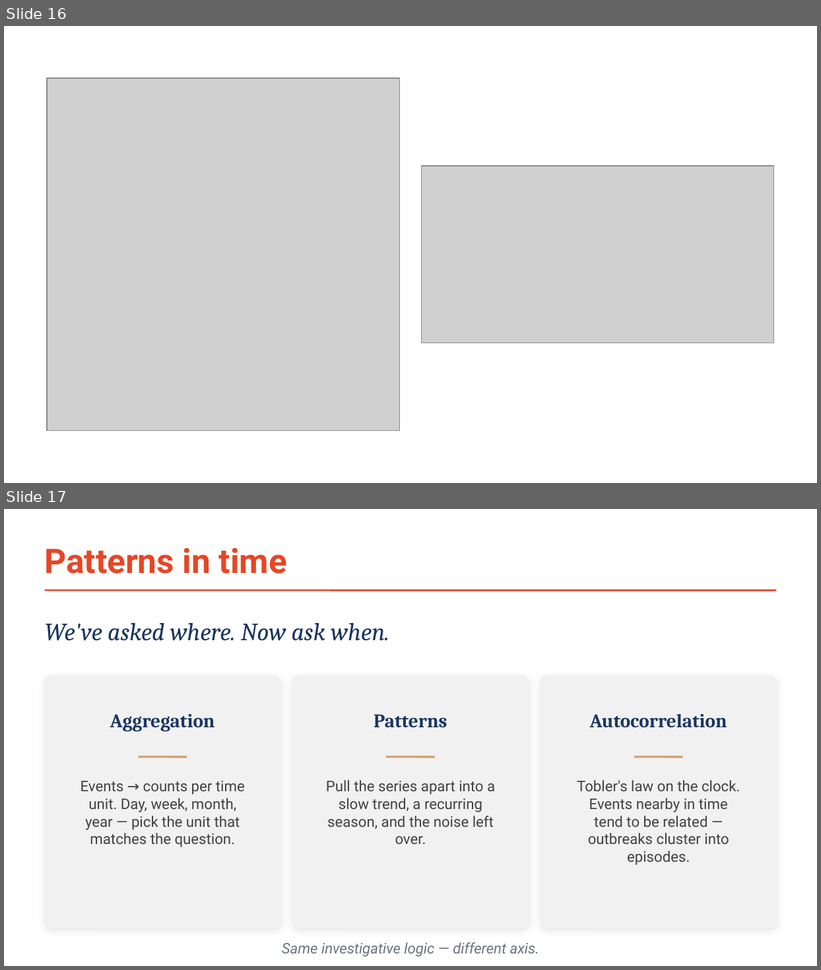
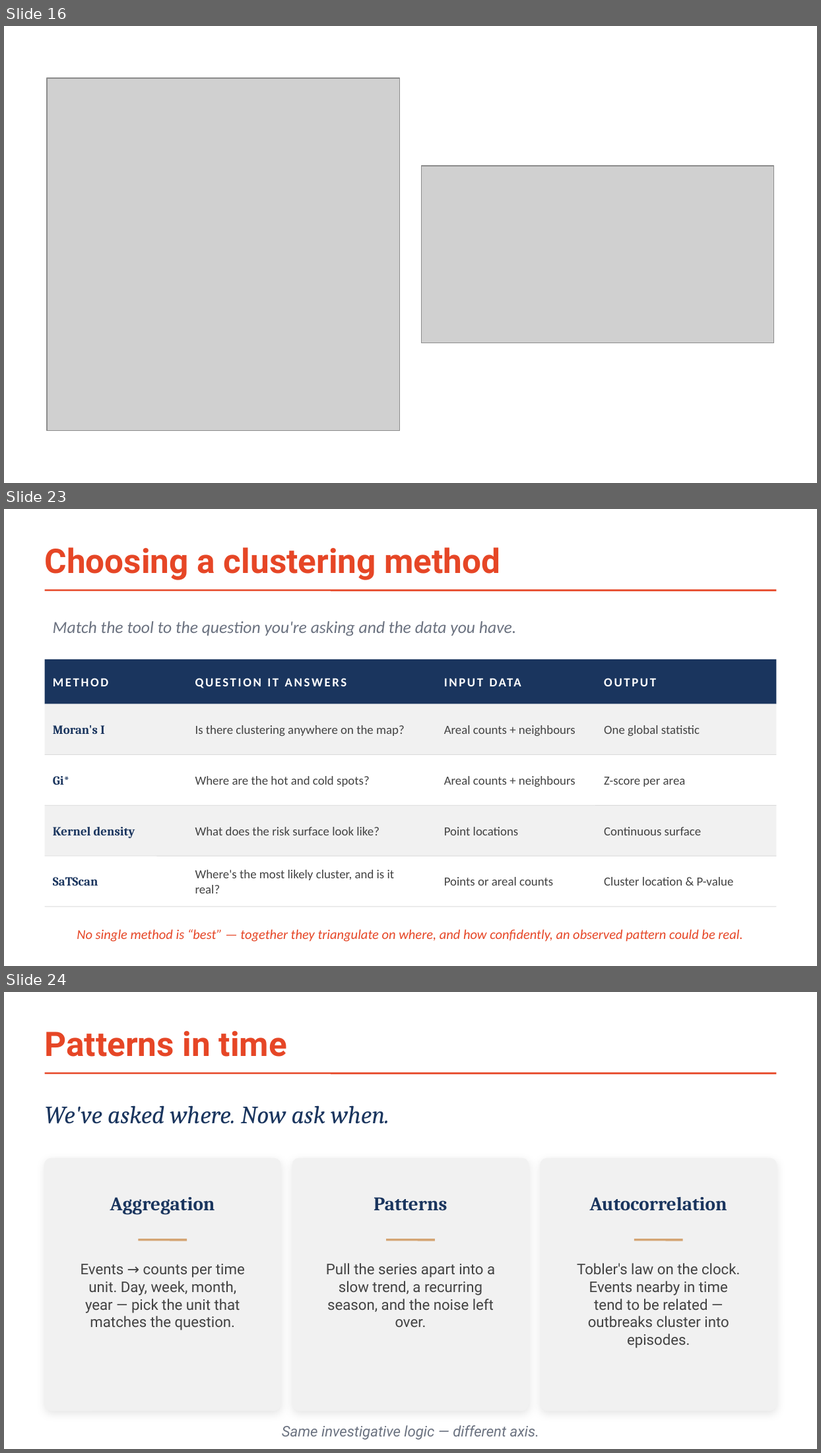
Before and after one commit to RabiesResearch/PH_workshop, a slide deck: part1/ST_Tutorial_Phils2026.pptx. Shown one above the other, each under a label of ours: slides 16 and 17 before the commit, slides 16, 23 and 24 after it; the slides between them are not shown. The pictures are 821x970 and 821x1453 pixels, drawn with LibreOffice and Linux fonts; fonts in the diff are those of the drawing; grey boxes stand for pictures. Boxes give left, top, right and bottom in pixels: in the first picture for what was removed or moved away, otherwise in the second. Text is boxed around its words. In the diff, an @@ line names an element or a change of style, - is before the commit and + after.

```diff
--- a/part1/ST_Tutorial_Phils2026.pptx
+++ b/part1/ST_Tutorial_Phils2026.pptx
@@ slide 23 added at (4,509,817,966), background #FFFFFF @@
@@ text added at (45,547,501,580), 30 pt, text #E64626, bold @@
+Choosing a clustering method
@@ line added from (45, 590) to (776, 590), #E64626 1.5 pt @@
@@ text added at (53,621,516,636), 15 pt, text #6B7280, italic @@
+Match the tool to the question you're asking and the data you have.
@@ text added at (415,621,447,633), 11 pt, text #FFFFFF, bold @@
+INPUT DATA
@@ rectangle added at (45,659,776,704), fill #1A355E @@
@@ text added at (53,678,108,687), 11 pt, text #FFFFFF, bold @@
+METHOD
@@ text added at (195,678,347,689), 11 pt, text #FFFFFF, bold @@
+QUESTION IT ANSWERS
@@ text added at (604,678,656,687), 11 pt, text #FFFFFF, bold @@
+OUTPUT
@@ rectangle added at (45,704,776,755), fill #F1F1F1 @@
@@ text added at (53,725,105,734), 11 pt, text #1A355E, bold @@
+Moran's I
@@ text added at (195,725,405,736), 11 pt, text #424242 @@
+Is there clustering anywhere on the map?
@@ text added at (444,725,576,736), 11 pt, text #424242 @@
+Areal counts + neighbours
@@ text added at (604,725,700,736), 11 pt, text #424242 @@
+One global statistic
@@ line added from (45, 755) to (776, 755), #D9D9D9 0.5 pt @@
@@ text added at (53,776,69,785), 11 pt, text #1A355E, bold @@
+Gi*
@@ text added at (195,776,370,787), 11 pt, text #424242 @@
+Where are the hot and cold spots?
@@ text added at (444,776,576,787), 11 pt, text #424242 @@
+Areal counts + neighbours
@@ text added at (604,777,686,787), 11 pt, text #424242 @@
+Z-score per area
@@ rectangle added at (45,806,776,856), fill #F1F1F1 @@
@@ line added from (45, 806) to (776, 806), #D9D9D9 0.5 pt @@
@@ text added at (53,827,135,838), 11 pt, text #1A355E, bold @@
+Kernel density
@@ text added at (195,827,380,836), 11 pt, text #424242 @@
+What does the risk surface look like?
@@ text added at (444,827,519,836), 11 pt, text #424242 @@
+Point locations
@@ text added at (604,827,702,836), 11 pt, text #424242 @@
+Continuous surface
@@ line added from (45, 856) to (776, 856), #D9D9D9 0.5 pt @@
@@ text added at (53,877,98,886), 11 pt, text #1A355E, bold @@
+SaTScan
@@ text added at (195,870,395,894), 11 pt, text #424242 @@
+Where's the most likely cluster, and is it real?
@@ text added at (444,877,553,886), 11 pt, text #424242 @@
+Points or areal counts
@@ text added at (604,877,734,886), 11 pt, text #424242 @@
+Cluster location & P-value
@@ line added from (45, 906) to (776, 906), #D9D9D9 0.5 pt @@
@@ text added at (77,929,743,942), 12 pt, text #E64626, italic @@
+No single method is “best” — together they triangulate on where, and how confidently, an observed pattern could be real.
@@ what was slide 17 is now slide 24 @@
```
Also in this commit, not shown: 3 slides changed, 6 other slides added, 4 other files.
